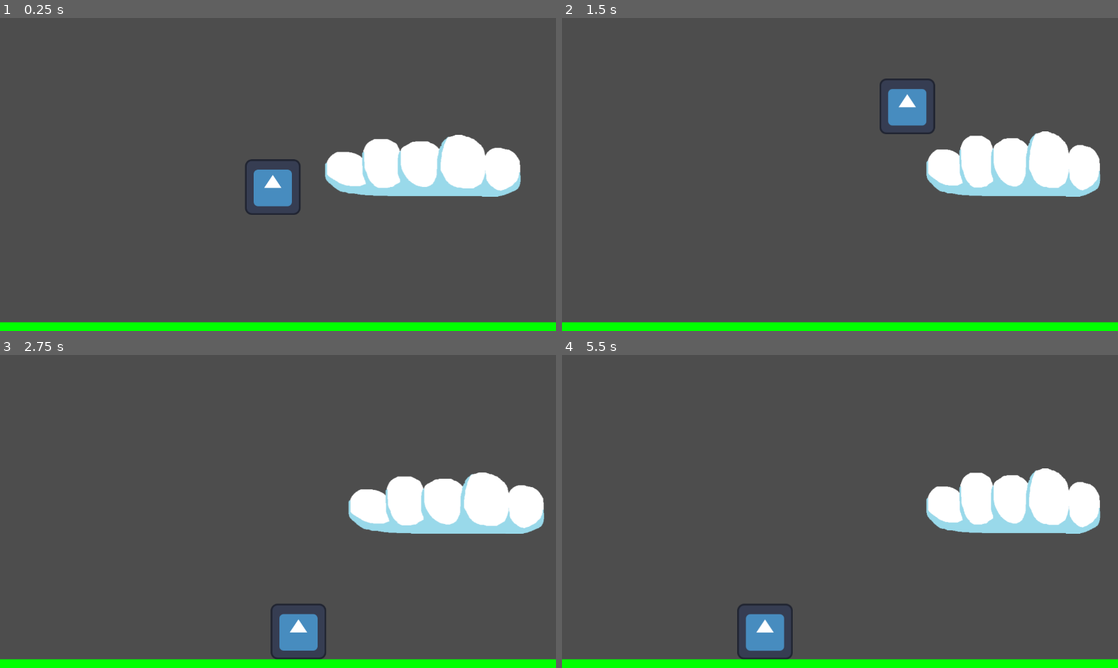
Above: before the commit, frames 1-4 (two rows, left to right).
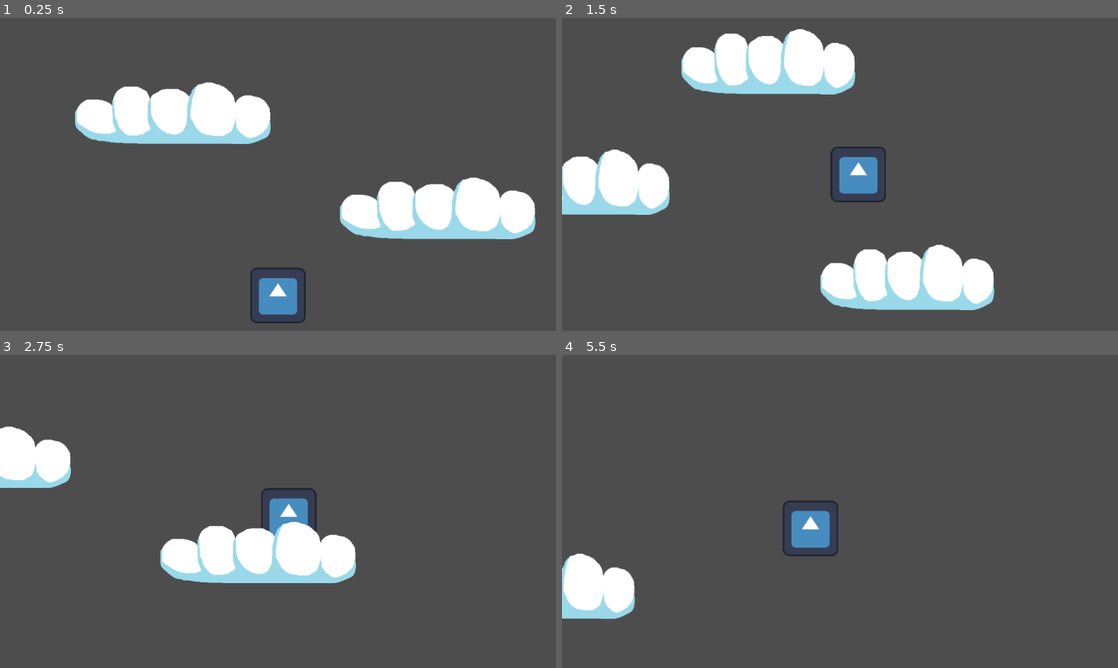
Above: after the commit, the same moments.

Repository: nebunez/career-pathology
Game: Godot game, scene res://prototype_pc.tscn
The game is run twice, just before and just after one commit, with the same random seed, the same clock (stepped at 60 frames per second) and the same inputs. The engine's default icon, where the game draws it, is replaced by a stand-in: a white triangle on a blue panel in a dark square.
Inputs (mouse positions are in pixels of both pictures, inside the frame that each line leads up to):
- Up to frame 1 (0.25 s): no input
- Up to frame 2 (1.5 s): move the mouse to (962, 158) at 0.52 s; press the mouse at (962, 158) at 0.53 s; hold D (move_right) 0.53-1.28 s; tap Space (jump) at 0.77 s; move the mouse to (728, 190) at 1.27 s; release the mouse at (728, 190) at 1.28 s; hold A (move_left) from 1.28 s (still down); click (728, 190) at 1.35 s
- Up to frame 3 (2.75 s): tap Space (jump) at 1.52 s; move the mouse to (333, 442) at 2.02 s; release A (move_left) at 2.03 s; press the mouse at (333, 442) at 2.03 s; hold D (move_right) from 2.03 s (still down)
- Up to frame 4 (5.5 s): move the mouse to (812, 574) at 2.77 s; release the mouse at (812, 574) at 2.78 s; click (812, 574) at 2.85 s; tap Space (jump) at 3.02, 3.77, 4.52 s; move the mouse to (1006, 558) at 3.52 s; release D (move_right) at 3.53 s; press the mouse at (1006, 558) at 3.53 s; hold A (move_left) from 3.53 s (still down); move the mouse to (673, 464) at 4.27 s; release the mouse at (673, 464) at 4.28 s; click (673, 464) at 4.35 s; move the mouse to (867, 511) at 5.02 s; press the mouse at (867, 511) at 5.03 s

The runs differ from the first frame. In frame 1, 21% of the frame differs, in the area x 0-100%, y 20-100%; in frame 2, 24%, in the area x 0-100%, y 3-100%; in frame 3, 18%; in frame 4, 12%.

Commit message:
infinite floor

Diff:
--- a/fs-hof-2025---team-7/prototype_pc.tscn
+++ b/fs-hof-2025---team-7/prototype_pc.tscn
@@ -6,46 +6,70 @@
 [sub_resource type="PhysicsMaterial" id="PhysicsMaterial_xuxd4"]
 friction = 0.2
 
-[sub_resource type="Gradient" id="Gradient_3cr1e"]
-offsets = PackedFloat32Array(0)
-colors = PackedColorArray(0, 1, 0, 1)
-
-[sub_resource type="GradientTexture2D" id="GradientTexture2D_15brc"]
-gradient = SubResource("Gradient_3cr1e")
-width = 1280
-height = 20
-
-[sub_resource type="RectangleShape2D" id="RectangleShape2D_mg1s3"]
-size = Vector2(1280, 20)
+[sub_resource type="WorldBoundaryShape2D" id="WorldBoundaryShape2D_3cr1e"]
 
 [node name="PrototypePc" type="Node2D"]
 
 [node name="PlayerCharacter" parent="." instance=ExtResource("1_xuxd4")]
-position = Vector2(628, 336)
+position = Vector2(0, -119)
 WALK_ACCEL = 1000.0
 WALK_MAX_VELOCITY = 1000.0
 AIR_ACCEL = 1000.0
 AIR_DEACCEL = 1000.0
 JUMP_VELOCITY = 1500
 
+[node name="Camera2D" type="Camera2D" parent="PlayerCharacter"]
+limit_bottom = 0
+limit_smoothed = true
+position_smoothing_enabled = true
+position_smoothing_speed = 10.0
+editor_draw_screen = false
+editor_draw_limits = true
+
 [node name="Floor" type="StaticBody2D" parent="."]
-position = Vector2(640, 710)
 physics_material_override = SubResource("PhysicsMaterial_xuxd4")
 
-[node name="Sprite2D" type="Sprite2D" parent="Floor"]
-texture = SubResource("GradientTexture2D_15brc")
-
 [node name="CollisionShape2D" type="CollisionShape2D" parent="Floor"]
-shape = SubResource("RectangleShape2D_mg1s3")
+shape = SubResource("WorldBoundaryShape2D_3cr1e")
 
 [node name="Clouds" type="Node2D" parent="."]
 
 [node name="Cloud" parent="Clouds" instance=ExtResource("2_3cr1e")]
-position = Vector2(961, 336)
+position = Vector2(355, -270)
 
 [node name="Mover" parent="Clouds/Cloud" index="2"]
 move_behaviour = 1
 move_range = 100.0
 move_speed = 50.0
 
+[node name="Cloud2" parent="Clouds" instance=ExtResource("2_3cr1e")]
+position = Vector2(-267, -489)
+
+[node name="Mover" parent="Clouds/Cloud2" index="2"]
+move_behaviour = 1
+initial_position = 1
+move_range = 100.0
+move_speed = 100.0
+
+[node name="Cloud3" parent="Clouds" instance=ExtResource("2_3cr1e")]
+position = Vector2(110, -793)
+
+[node name="Mover" parent="Clouds/Cloud3" index="2"]
+move_axis = 1
+move_behaviour = 1
+initial_position = 1
+move_range = 100.0
+move_speed = 50.0
+
+[node name="Cloud4" parent="Clouds" instance=ExtResource("2_3cr1e")]
+position = Vector2(-219, -1106)
+
+[node name="Mover" parent="Clouds/Cloud4" index="2"]
+move_behaviour = 1
+move_range = 100.0
+move_speed = 50.0
+
 [editable path="Clouds/Cloud"]
+[editable path="Clouds/Cloud2"]
+[editable path="Clouds/Cloud3"]
+[editable path="Clouds/Cloud4"]
Not shown: 1 places in fs-hof-2025---team-7/prototype_pc.tscn that only renumber resources
